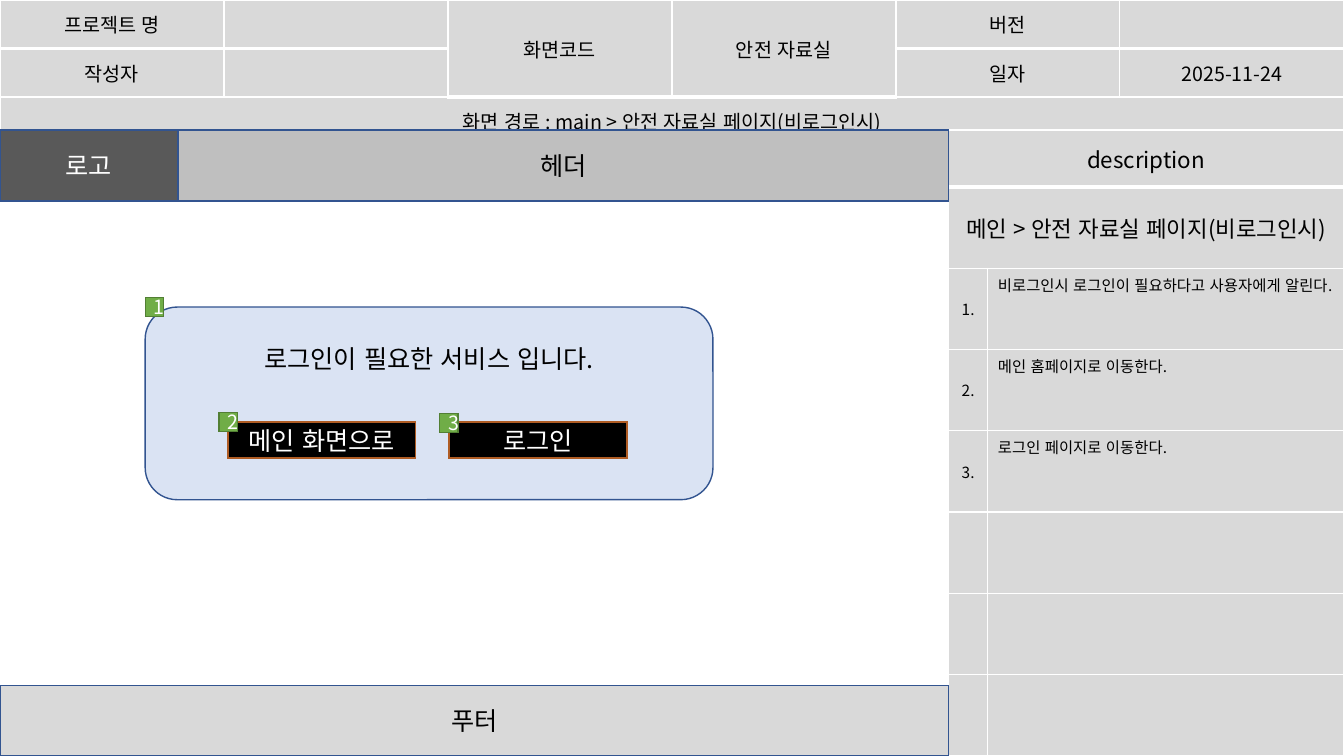
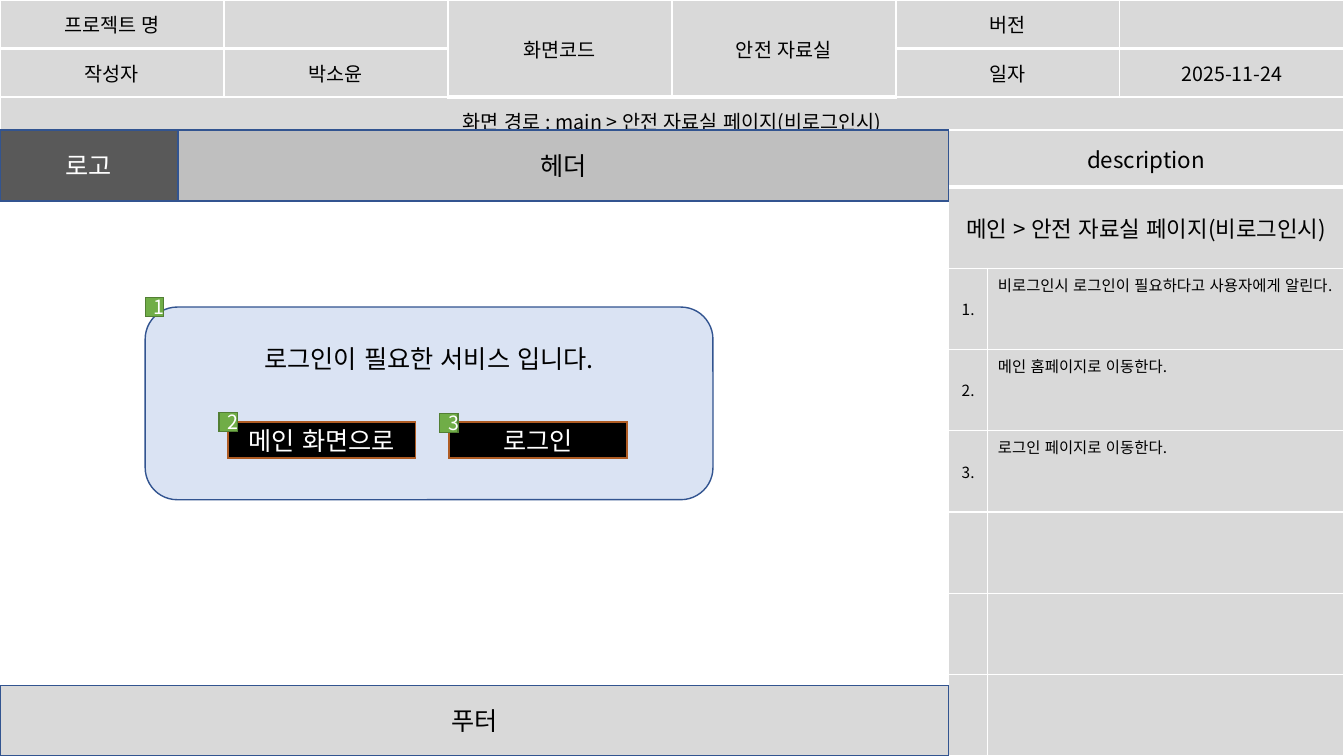
Before and after one commit to imyongchan/source, a slide deck: slide 32 of 종합기획/종합/스토리보드_종합중.pptx (slide 33 before the commit). Drawn at 1344x756 pixels with LibreOffice and Linux fonts; fonts in the diff are those of the drawing. Boxes give left, top, right and bottom in pixels: in the first picture for what was removed or moved away, otherwise in the second. Text is boxed around its words. In the diff, an @@ line names an element or a change of style, - is before the commit and + after.

```diff
--- a/종합기획/종합/스토리보드_종합중.pptx
+++ b/종합기획/종합/스토리보드_종합중.pptx
@@ table at (0, 0, 1343, 153) @@
-row 2, column 2: 
+row 2, column 2: 박소윤
```
Also in this commit, not shown: 25 other slides changed, 1 slide removed.
